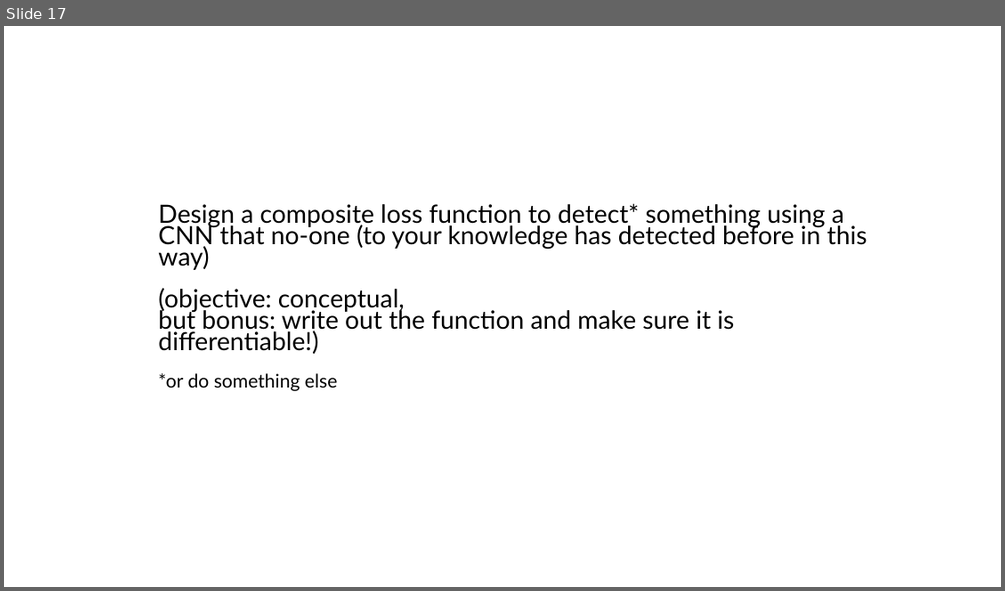
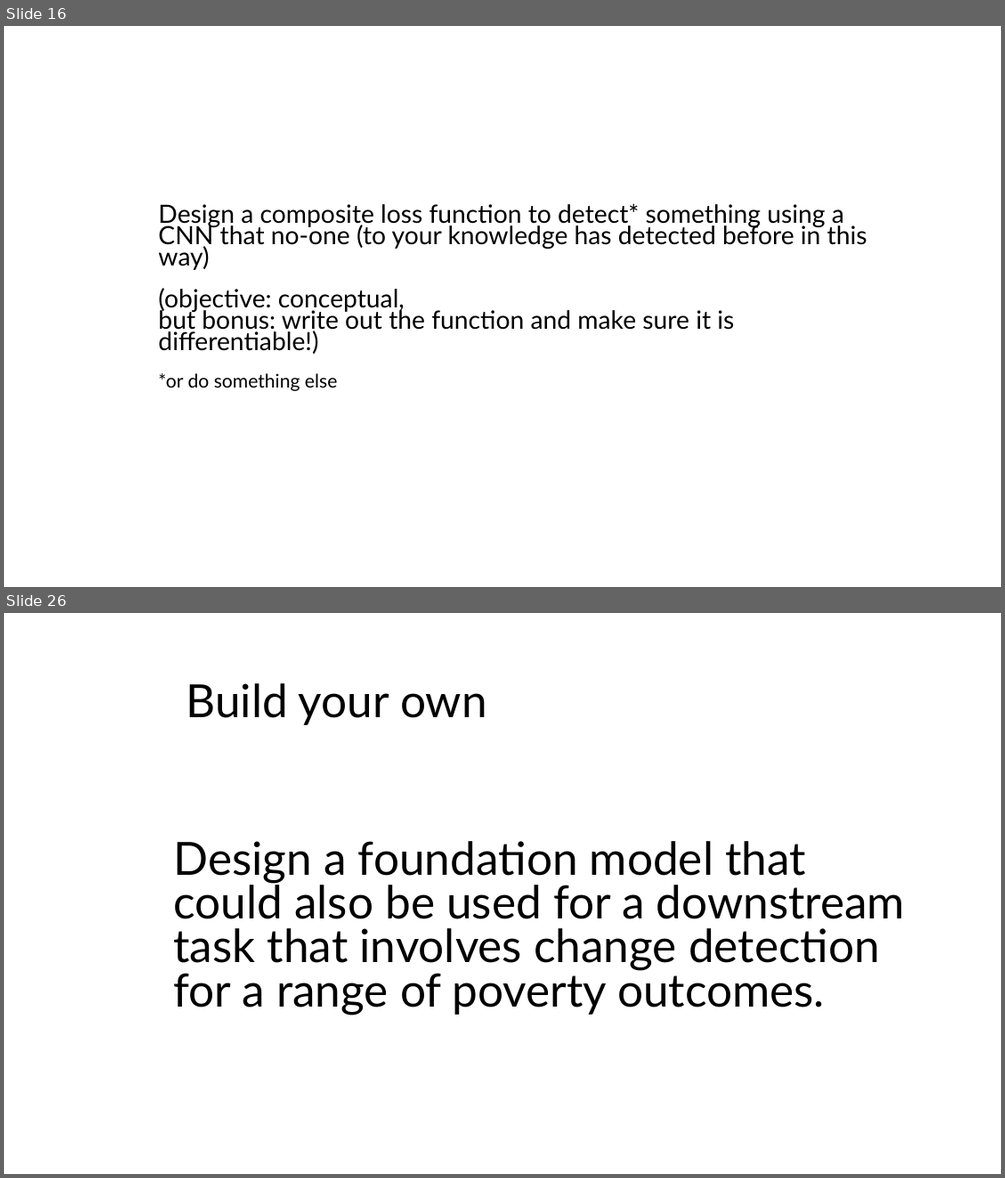
Before and after one commit to Better-Planet-Laboratory/ai4good, a slide deck: resources/ai4good group discussion points.pptx. Shown one above the other, each under a label of ours: slide 17 before the commit, slides 16 and 26 after it; the slides between them are not shown. The pictures are 1005x591 and 1005x1178 pixels, drawn with LibreOffice and Linux fonts; fonts in the diff are those of the drawing. Boxes give left, top, right and bottom in pixels: in the first picture for what was removed or moved away, otherwise in the second. Text is boxed around its words. In the diff, an @@ line names an element or a change of style, - is before the commit and + after.

```diff
--- a/resources/ai4good group discussion points.pptx
+++ b/resources/ai4good group discussion points.pptx
@@ slide 26 added at bbox=[4, 613, 1001, 1174], background #FFFFFF @@
@@ text added at bbox=[186, 683, 487, 725], 44 pt, text #000000 @@
+Build your own
@@ text added at bbox=[174, 841, 905, 1014], 44 pt, text #000000 @@
+Design a foundation model that could also be used for a downstream task that involves change detection for a range of poverty outcomes.
@@ what was slide 17 is now slide 16 @@
```
Also in this commit, not shown: 1 slide changed, 17 other slides added, 1 slide removed, 1 other file.
